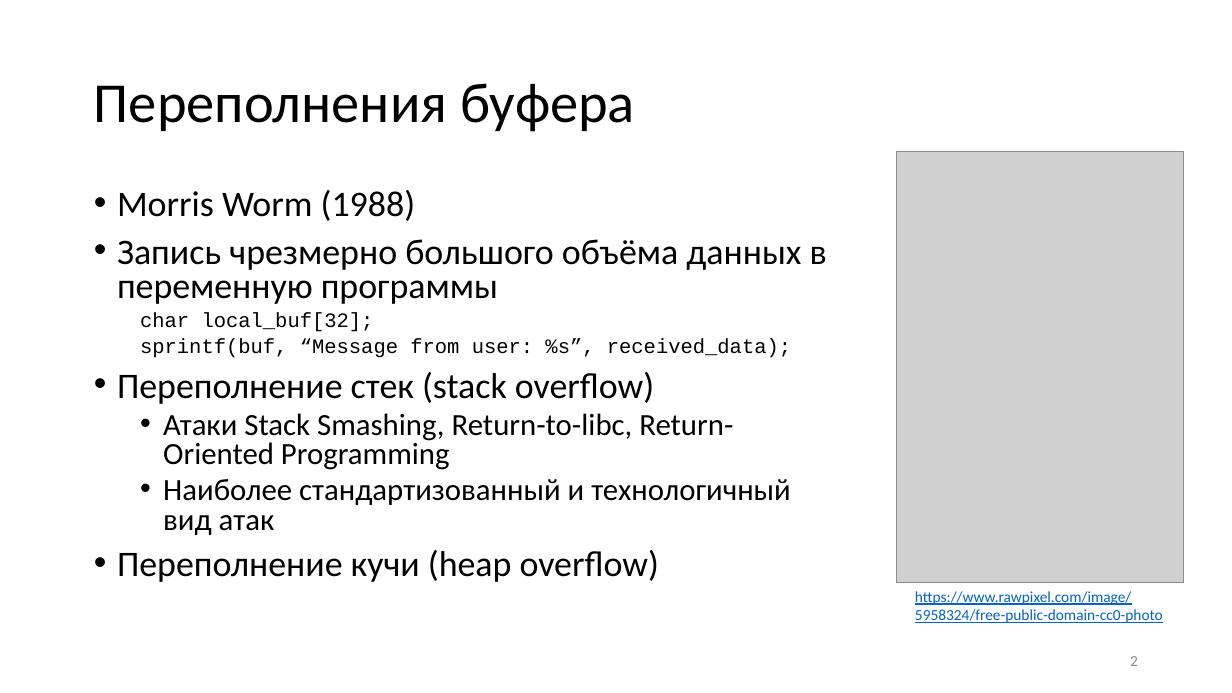
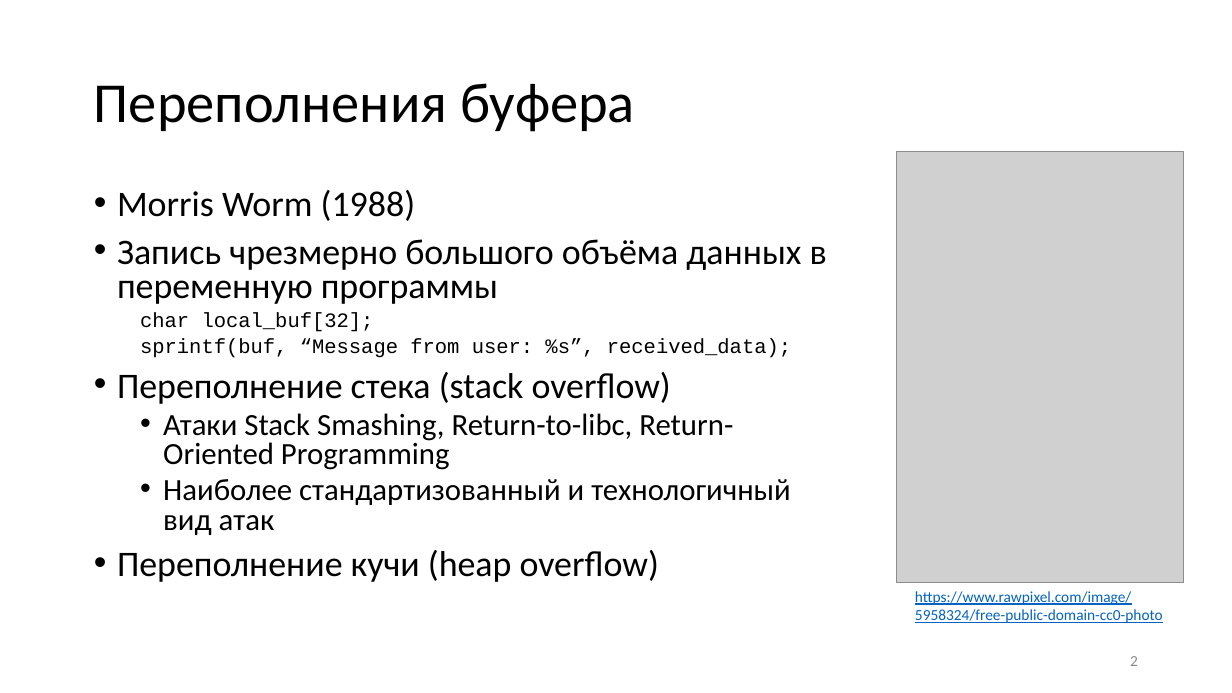
Before and after one commit to yugr/slides, a slide deck: slide 2 of CppZeroCost/2025/RU.pptx. Drawn at 1232x693 pixels with LibreOffice and Linux fonts; fonts in the diff are those of the drawing; grey boxes stand for pictures. Boxes give left, top, right and bottom in pixels: in the first picture for what was removed or moved away, otherwise in the second. Text is boxed around its words. In the diff, an @@ line names an element or a change of style, - is before the commit and + after.

```diff
--- a/CppZeroCost/2025/RU.pptx
+++ b/CppZeroCost/2025/RU.pptx
@@ text at box(117, 372, 671, 404): text changed @@
-• Переполнение стек (stack overflow)
+• Переполнение стека (stack overflow)
```
Also in this commit, not shown: 2 other slides changed, 1 slide added, 3 other files.
